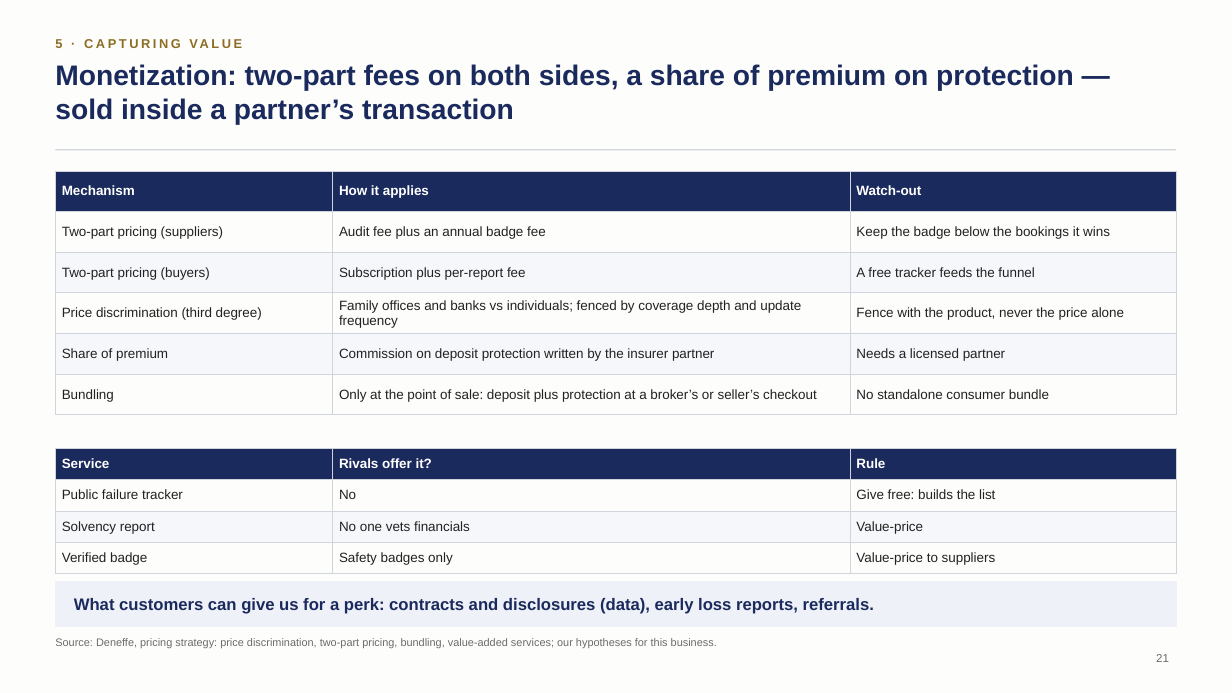
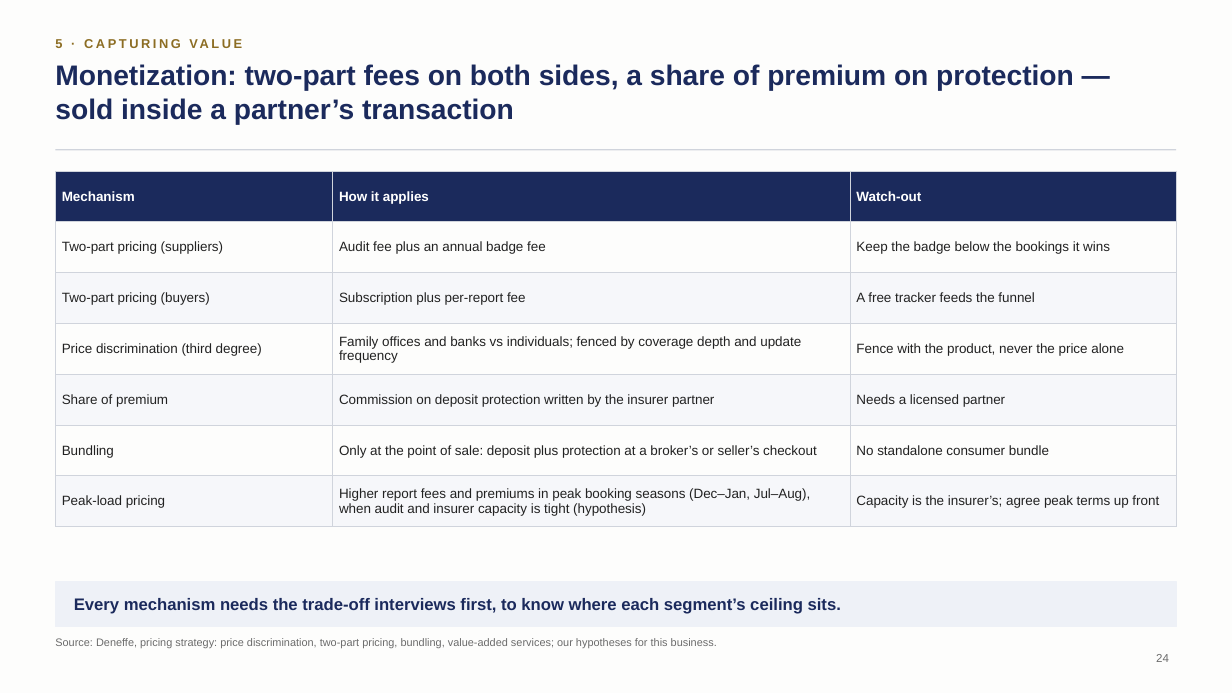
Before and after one commit to algarcalebe-web/legendary-bassoon, a slide deck: slide 24 of deck/Private_Travel_Assurance_Strategy_Deck.pptx (slide 21 before the commit). Drawn at 1232x693 pixels with LibreOffice and Linux fonts; fonts in the diff are those of the drawing. Boxes give left, top, right and bottom in pixels: in the first picture for what was removed or moved away, otherwise in the second. Text is boxed around its words. In the diff, an @@ line names an element or a change of style, - is before the commit and + after.

```diff
--- a/deck/Private_Travel_Assurance_Strategy_Deck.pptx
+++ b/deck/Private_Travel_Assurance_Strategy_Deck.pptx
@@ table at box(55, 171, 1177, 520) @@
+row 7: Peak-load pricing | Higher report fees and premiums in peak booking seasons (Dec–Jan, Jul–Aug), when audit and insurer capacity is tight (hypothesis) | Capacity is the insurer’s; agree peak terms up front
@@ table removed at box(55, 448, 1177, 569), 4 rows, 3 columns @@
-Service | Rivals offer it? | Rule
-Public failure tracker | No | Give free: builds the list
-Solvency report | No one vets financials | Value-price
-Verified badge | Safety badges only | Value-price to suppliers
@@ text at box(74, 598, 841, 614): text changed @@
-What customers can give us for a perk: contracts and disclosures (data), early loss reports, referrals.
+Every mechanism needs the trade-off interviews first, to know where each segment’s ceiling sits.
@@ page number at box(1156, 654, 1169, 662): text changed @@
-21
+24
```
Also in this commit, not shown: 5 other slides changed, 4 slides added, 2 other files.
